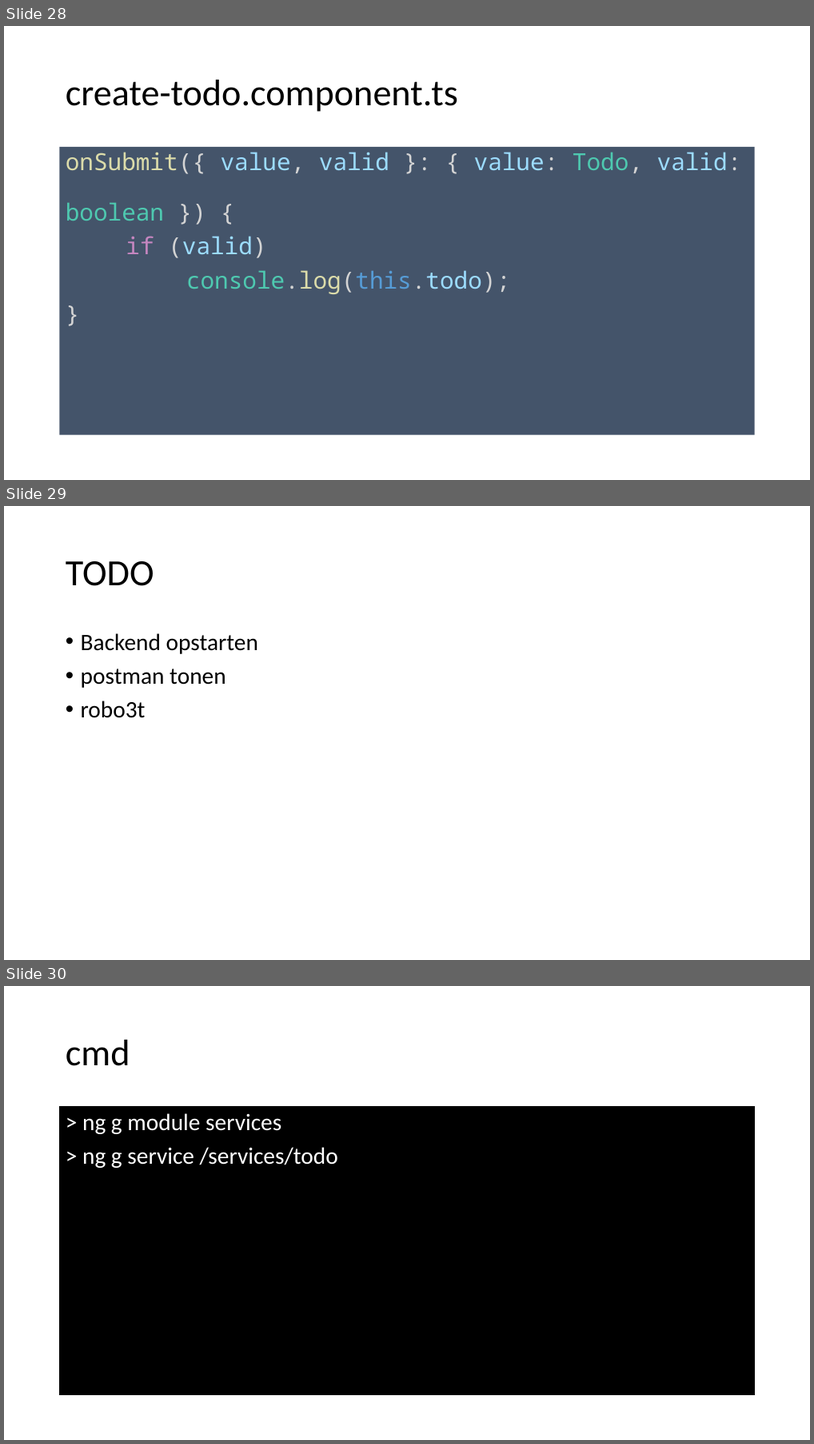
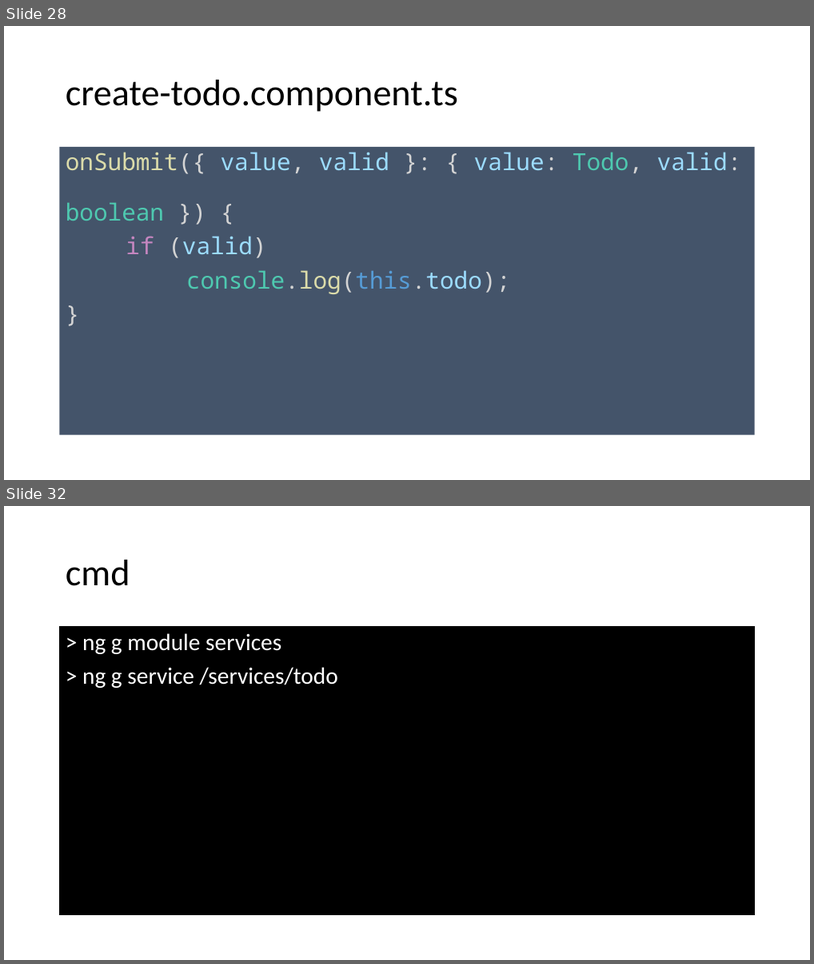
Before and after one commit to spirit-coding/todo-app-aj33349, a slide deck: Angular2.pptx. Shown one above the other, each under a label of ours: slides 28, 29 and 30 before the commit, slides 28 and 32 after it; the slides between them are not shown. The pictures are 814x1444 and 814x964 pixels, drawn with LibreOffice and Linux fonts; fonts in the diff are those of the drawing. Boxes give left, top, right and bottom in pixels: in the first picture for what was removed or moved away, otherwise in the second. Text is boxed around its words. In the diff, an @@ line names an element or a change of style, - is before the commit and + after.

```diff
--- a/Angular2.pptx
+++ b/Angular2.pptx
@@ slide 29 removed at bbox=[4, 506, 810, 960], background #FFFFFF @@
@@ title removed at bbox=[66, 561, 154, 586] @@
-TODO
@@ text removed at bbox=[81, 633, 258, 718] @@
-• Backend opstarten
-• postman tonen
-• robo3t
@@ what was slide 30 is now slide 32 @@
```
Also in this commit, not shown: 4 slides changed, 3 slides added.
